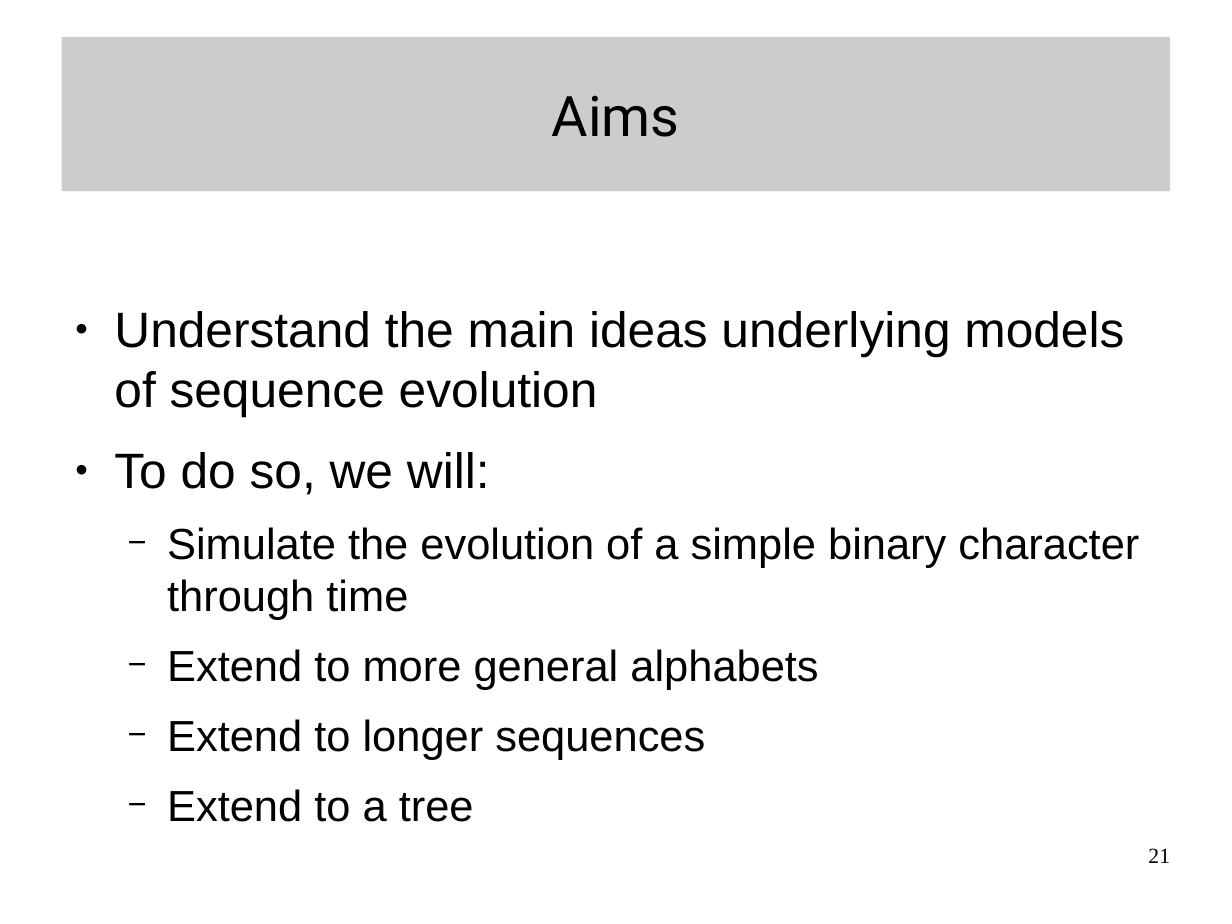
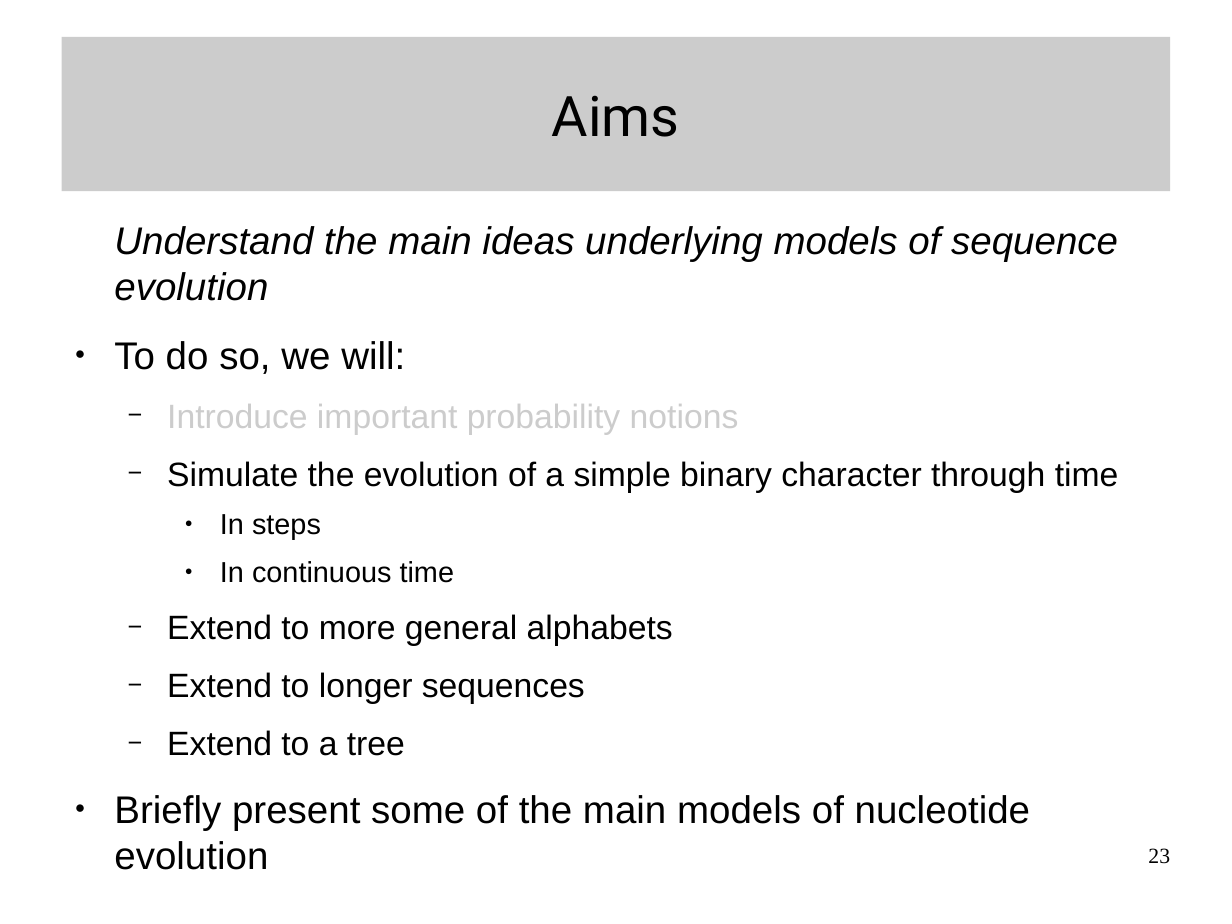
Before and after one commit to Boussau/boussau.github.io, a slide deck: slide 23 of COME_courses/Cambridge_2022/1_intro_CTMC/IntroductionToModels.odp (slide 21 before the commit). Drawn at 1232x924 pixels with LibreOffice and Linux fonts; fonts in the diff are those of the drawing. Boxes give left, top, right and bottom in pixels: in the first picture for what was removed or moved away, otherwise in the second. Text is boxed around its words. In the diff, an @@ line names an element or a change of style, - is before the commit and + after.

```diff
--- a/COME_courses/Cambridge_2022/1_intro_CTMC/IntroductionToModels.odp
+++ b/COME_courses/Cambridge_2022/1_intro_CTMC/IntroductionToModels.odp
@@ text at [114, 226, 1119, 756]: size 32 to 24.8 pt in "Understand the main ideas underlying models of ...", "To do so, we will:"; italic on in "Understand the main ideas underlying models of ..."; size 28 to 21.7 pt in "Simulate the evolution of a simple binary ...", "Extend to more general alphabets", "Extend to longer sequences", "Extend to a tree"; bullet ● to none @@
@@ text at [167, 404, 739, 435]: paragraph added @@
+  − Introduce important probability notions
@@ text at [220, 514, 454, 583]: paragraphs added @@
+    ● In steps
+    ● In continuous time
@@ text at [114, 795, 1030, 870]: paragraph added @@
+● Briefly present some of the main models of nucleotide evolution
@@ page number at [1148, 848, 1170, 864]: text changed @@
-21
+23
```
Also in this commit, not shown: 10 other slides changed, 6 slides added, 3 other files.
